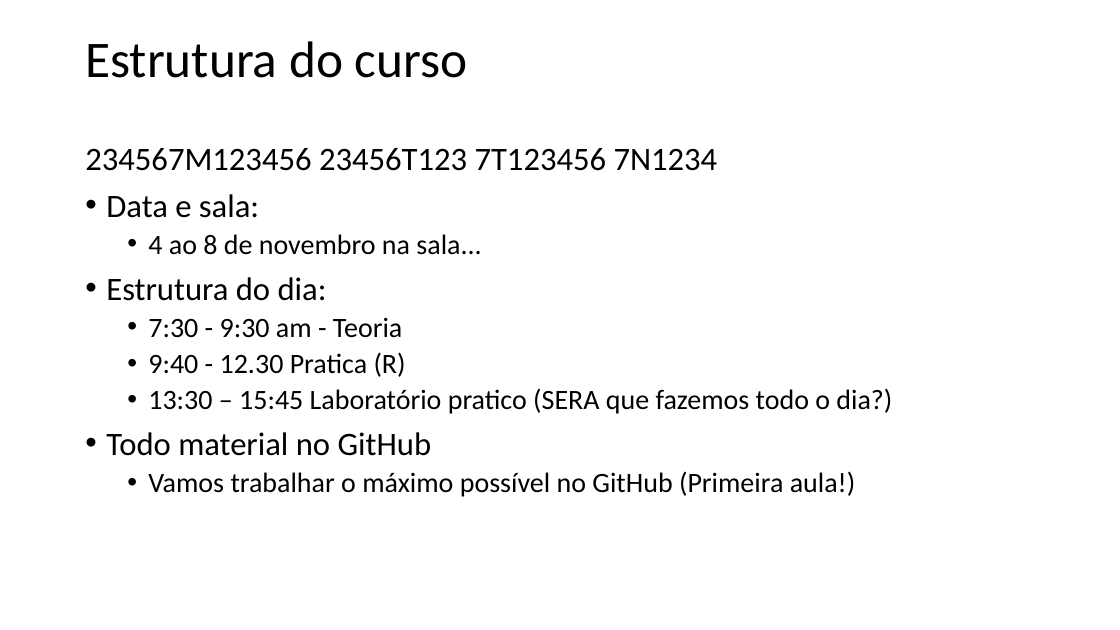
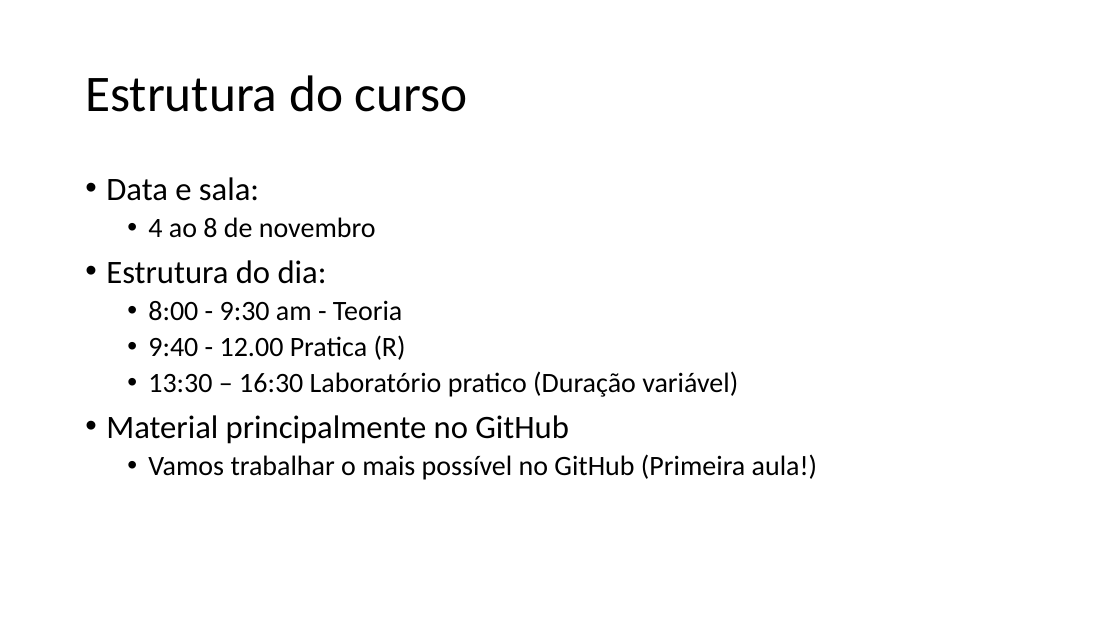
Before and after one commit to liviacnatal/curso_dados_sdms, a slide deck: slide 3 of sessoes/pptx/introducao.pptx. Drawn at 1120x630 pixels with LibreOffice and Linux fonts; fonts in the diff are those of the drawing. Boxes give left, top, right and bottom in pixels: in the first picture for what was removed or moved away, otherwise in the second. Text is boxed around its words. In the diff, an @@ line names an element or a change of style, - is before the commit and + after.

```diff
--- a/sessoes/pptx/introducao.pptx
+++ b/sessoes/pptx/introducao.pptx
@@ title "Estrutura do curso": place and size @@
-title "Estrutura do curso" at [85,41,468,78]
+title "Estrutura do curso" at [85,75,468,112]
@@ text at [85,148,718,171]: paragraph removed @@
-234567M123456 23456T123 7T123456 7N1234
@@ text "Data e sala:": place and size @@
-text "Data e sala:" at [85,148,892,497]
+text "Data e sala:" at [106,177,818,480]
@@ text at [148,217,376,238]: text changed @@
-  • 4 ao 8 de novembro na sala...
+  • 4 ao 8 de novembro
@@ text at [106,300,818,480]: text changed @@
-  • 7:30 - 9:30 am - Teoria
-  • 9:40 - 12.30 Pratica (R)
-  • 13:30 – 15:45 Laboratório pratico (SERA que fazemos todo o dia?)
-• Todo material no GitHub
-  • Vamos trabalhar o máximo possível no GitHub (Primeira aula!)
+  • 8:00 - 9:30 am - Teoria
+  • 9:40 - 12.00 Pratica (R)
+  • 13:30 – 16:30 Laboratório pratico (Duração variável)
+• Material principalmente no GitHub
+  • Vamos trabalhar o mais possível no GitHub (Primeira aula!)
```
Also in this commit, not shown: 5 other slides changed, 1 slide added, 3 other files.
